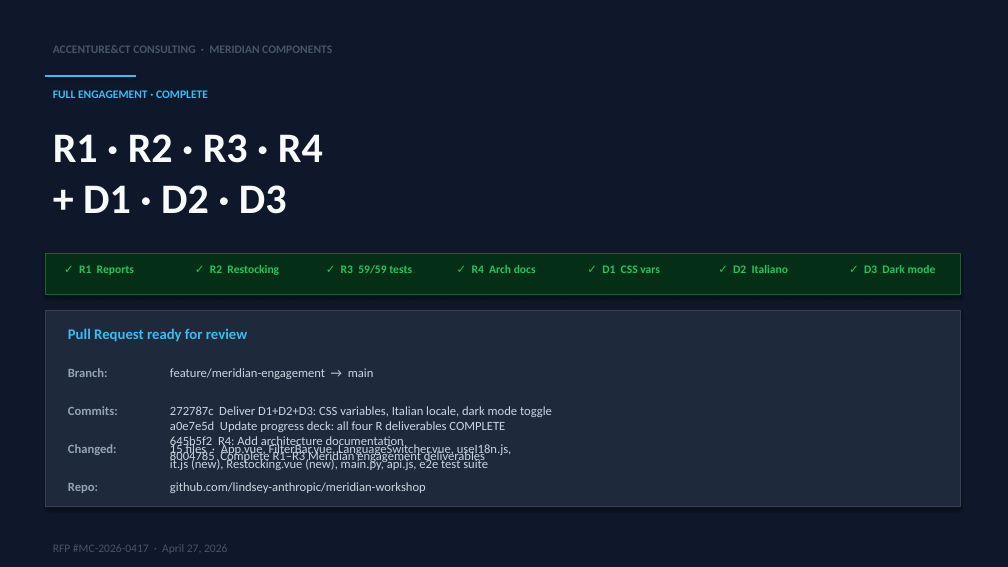
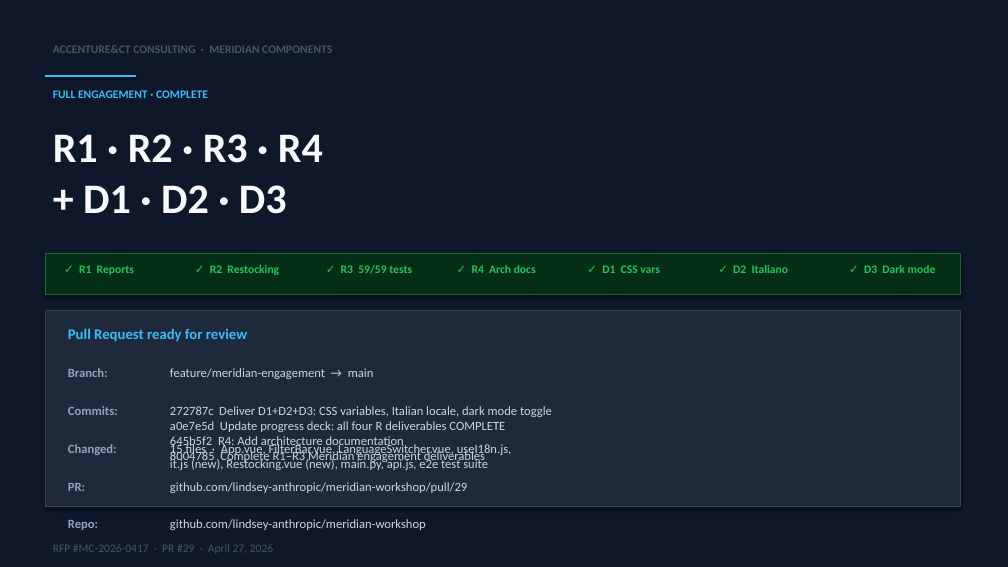
Before and after one commit to lindsey-anthropic/meridian-workshop, a slide deck: slide 10 of proposal/progress-report.pptx. Drawn at 1008x567 pixels with LibreOffice and Linux fonts; fonts in the diff are those of the drawing. Boxes give left, top, right and bottom in pixels: in the first picture for what was removed or moved away, otherwise in the second. Text is boxed around its words. In the diff, an @@ line names an element or a change of style, - is before the commit and + after.

```diff
--- a/proposal/progress-report.pptx
+++ b/proposal/progress-report.pptx
@@ text added at (x1=68, y1=483, x2=85, y2=491), 12 pt, text #94A3B8, bold @@
+PR:
@@ text at (x1=170, y1=482, x2=467, y2=493): text changed @@
-github.com/lindsey-anthropic/meridian-workshop
+github.com/lindsey-anthropic/meridian-workshop/pull/29
@@ text "Repo:" moved from (x1=68, y1=483, x2=98, y2=493) to (x1=68, y1=520, x2=98, y2=530) @@
@@ text added at (x1=170, y1=519, x2=426, y2=530), 12 pt, text #CBD5E1 @@
+github.com/lindsey-anthropic/meridian-workshop
@@ text at (x1=53, y1=544, x2=273, y2=553): text changed @@
-RFP #MC-2026-0417 · April 27, 2026
+RFP #MC-2026-0417 · PR #29 · April 27, 2026
```
Also in this commit, not shown: 4 other slides changed, 1 other file.
